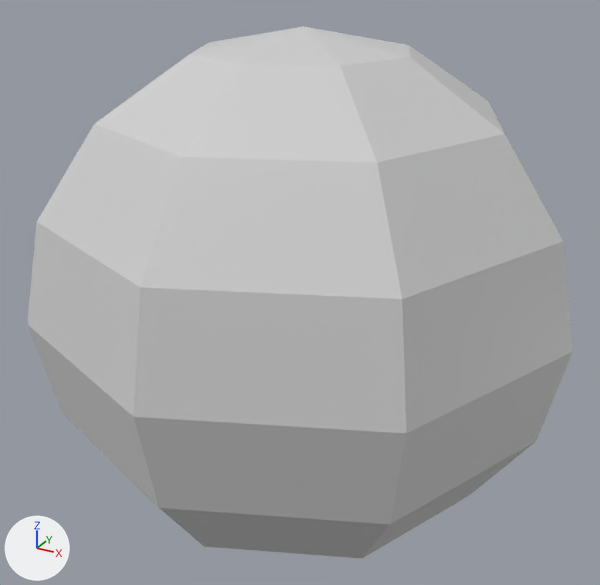
Two versions of the FBX model Cryptique/Assets/FBX/Puzzles/balle_flipper.fbx, one commit apart.
Camera for both pictures: a 50 mm lens placed at (0.157, -0.288, 0.144), pointed at (-0.001, -0.001, 0.0). Lighting does not change. The marker at lower left points along +X, +Y and +Z. Where no turn or scale is listed for an object, it has been applied to the vertices.

Names of what the first picture shows: 'Balle_flipper'.
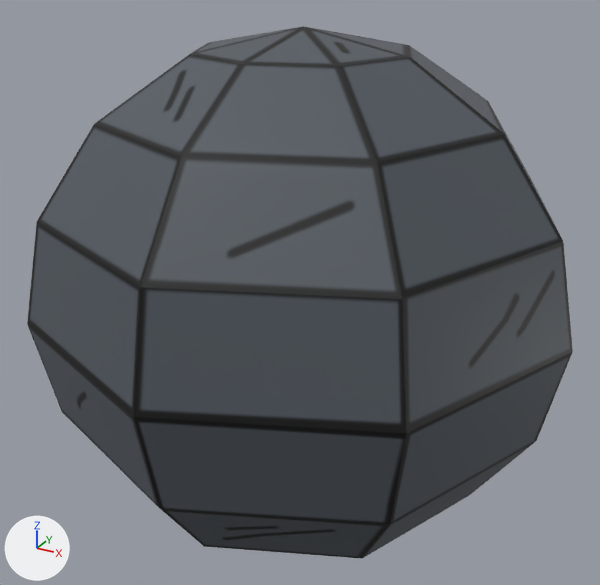
Where the newer file only moved an object's origin or applied its transform, the numbers keep the older frame.

The change in detail:
Picture 'balle_flipper_RGB.png' (img_balle_flipper_rgb_png) is new.
Material 'Balle1' (mat_balle1) is new.
Its texture is img_balle_flipper_rgb_png.
me_mesh has 58 vertices, 64 faces and spans x -0.114..0.114, y -0.114..0.114, z -0.109..0.109.
me_mesh no longer uses material mat_balle (light grey #d1d1d1).
me_mesh now uses material mat_balle1 (picture img_balle_flipper_rgb_png).

Boxes [x1, y1, x2, y2] around the edits, measured in the pictures (600 x 585 px):
'Balle_flipper', recoloured: [27, 26, 573, 558] in both
